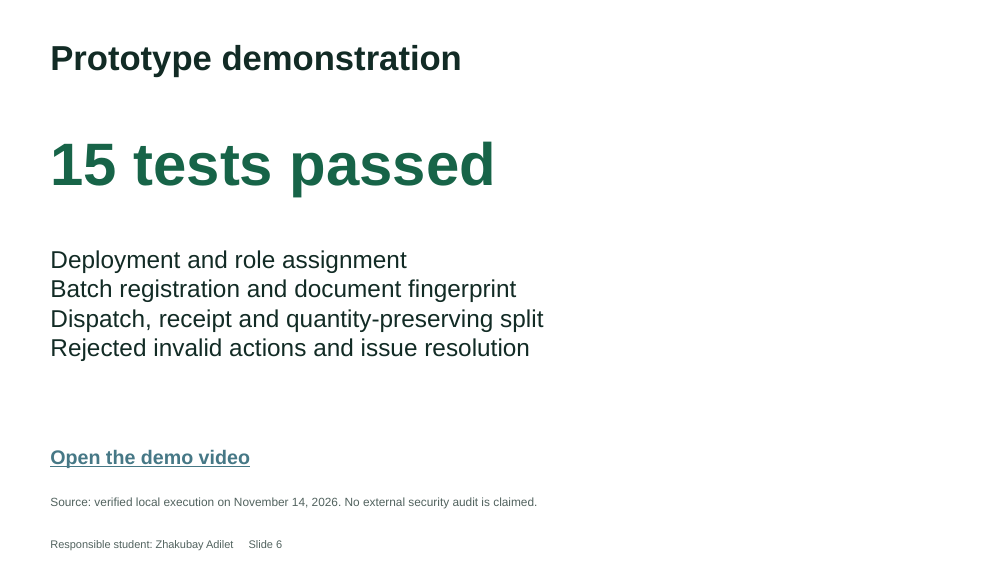
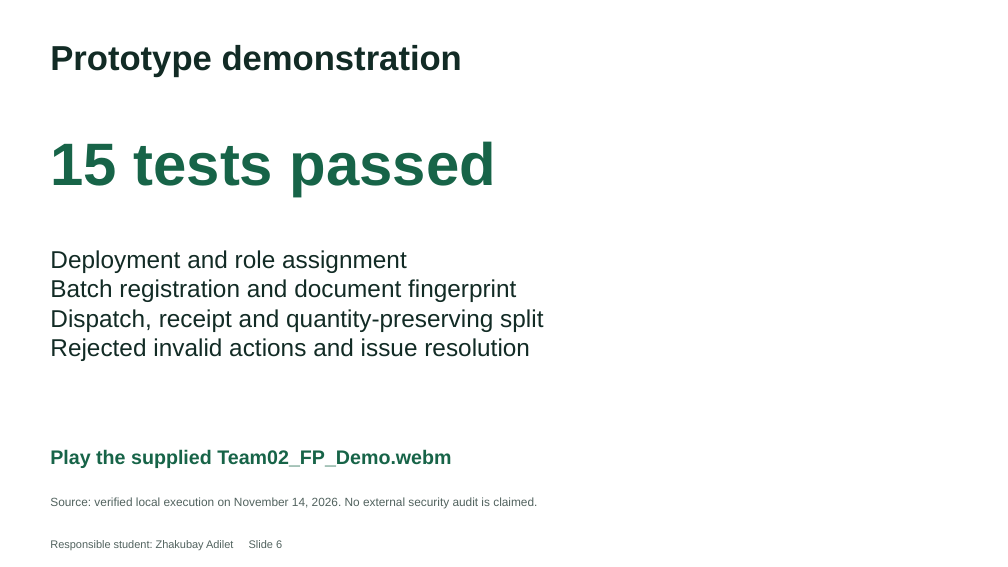
Before and after one commit to janbauyrzhan/AgriChain-Final-Project, a slide deck: slide 6 of deliverables/Team02_FP_Presentation.pptx. Drawn at 1008x567 pixels with LibreOffice and Linux fonts; fonts in the diff are those of the drawing. Boxes give left, top, right and bottom in pixels: in the first picture for what was removed or moved away, otherwise in the second. Text is boxed around its words. In the diff, an @@ line names an element or a change of style, - is before the commit and + after.

Commit message:
Replace report with cleaned appendix and remove repository demo video

```diff
--- a/deliverables/Team02_FP_Presentation.pptx
+++ b/deliverables/Team02_FP_Presentation.pptx
@@ text at [50,449,451,468]: text changed; text colour #467886 to #176448 @@
-Open the demo video
+Play the supplied Team02_FP_Demo.webm
```
Also in this commit, not shown: 1 other slide changed, 6 other files.
